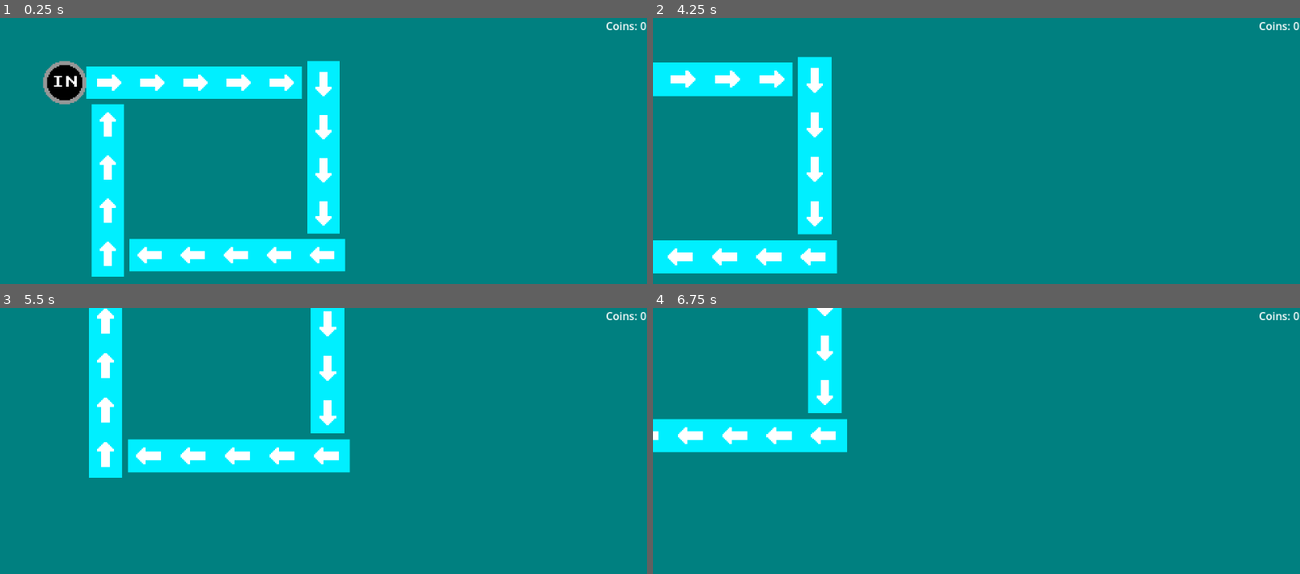
Above: before the commit, frames 1-4 (two rows, left to right).
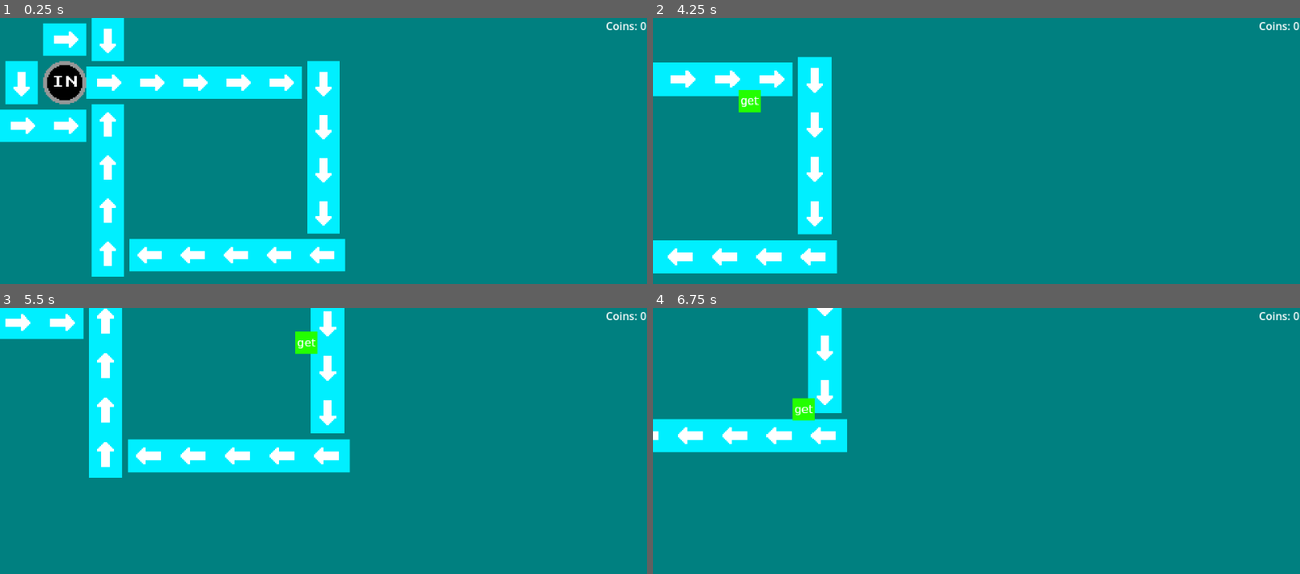
Above: after the commit, the same moments.

Repository: Birb-Games/gmtk-game-jam-2024
Game: Godot game, scene res://scenes/Root.tscn
The game is run twice, just before and just after one commit, with the same random seed, the same clock (stepped at 60 frames per second) and the same inputs.
Inputs (mouse positions are in pixels of both pictures, inside the frame that each line leads up to):
- Up to frame 1 (0.25 s): no input
- Up to frame 2 (4.25 s): tap Enter at 0.5 s; move the mouse to (1118, 182) at 0.52 s; hold D (right) 0.53-1.28 s; hold Mouse wheel up (zoom_in) 0.53-1.28 s; move the mouse to (847, 217) at 1.27 s; hold S (down) 1.28-2.03 s; tap Mouse wheel down (zoom_out) at 1.35, 2.85 s; move the mouse to (1041, 119) at 2.02 s; hold D (right) 2.03-2.78 s; hold Mouse wheel up (zoom_in) 2.03-2.78 s; move the mouse to (944, 273) at 2.77 s; hold W (up) 2.78-3.53 s; move the mouse to (1170, 254) at 3.52 s; hold A (left) from 3.53 s (still down); hold Mouse wheel up (zoom_in) from 3.53 s (still down)
- Up to frame 3 (5.5 s): move the mouse to (129, 435) at 4.27 s; release Mouse wheel up (zoom_in) at 4.28 s; tap Mouse wheel down (zoom_out) at 4.35 s; move the mouse to (355, 488) at 5.02 s; release A (left) at 5.03 s; hold S (down) from 5.03 s (still down); hold Mouse wheel up (zoom_in) from 5.03 s (still down)
- Up to frame 4 (6.75 s): move the mouse to (879, 398) at 5.77 s; release S (down) at 5.78 s; release Mouse wheel up (zoom_in) at 5.78 s; hold D (right) 5.78-6.53 s; tap Mouse wheel down (zoom_out) at 5.85 s; move the mouse to (1118, 472) at 6.52 s; hold W (up) from 6.53 s (still down); hold Mouse wheel up (zoom_in) from 6.53 s (still down)

The runs differ from the first frame. In frame 1, 4.2% of the frame differs, in the area x 0-20%, y 0-47%; in frame 2, 0.3%; in frame 3, 1.8%; in frame 4, 0.3%.

Commit message:
Made the input pass movable items on to conveyor belts

Diff:
--- a/assets/tiles/tiles.tres
+++ b/assets/tiles/tiles.tres
@@ -22,8 +22,35 @@
 2:0/3/flip_v = true
 2:0/3/transpose = true
 2:0/3/custom_data_0 = "conveyor"
+3:0/next_alternative_id = 9
 3:0/0 = 0
-3:0/0/custom_data_0 = "curved_conveyor"
+3:0/0/custom_data_0 = "conveyor"
+3:0/1 = 1
+3:0/1/flip_h = true
+3:0/1/custom_data_0 = "conveyor"
+3:0/2 = 2
+3:0/2/transpose = true
+3:0/2/custom_data_0 = "conveyor"
+3:0/3 = 3
+3:0/3/flip_v = true
+3:0/3/transpose = true
+3:0/3/custom_data_0 = "conveyor"
+3:0/4 = 4
+3:0/4/flip_v = true
+3:0/4/custom_data_0 = "conveyor"
+3:0/6 = 6
+3:0/6/flip_h = true
+3:0/6/flip_v = true
+3:0/6/custom_data_0 = "conveyor"
+3:0/7 = 7
+3:0/7/flip_h = true
+3:0/7/transpose = true
+3:0/7/custom_data_0 = "conveyor"
+3:0/8 = 8
+3:0/8/flip_h = true
+3:0/8/flip_v = true
+3:0/8/transpose = true
+3:0/8/custom_data_0 = "conveyor"
 0:1/0 = 0
 0:1/0/custom_data_0 = "splitter"
 1:1/0 = 0
--- a/scenes/Root.tscn
+++ b/scenes/Root.tscn
@@ -11,7 +11,7 @@
 get_request = ExtResource("2_gmtlf")
 
 [node name="TileMapLayer" type="TileMapLayer" parent="."]
-tile_map_data = PackedByteArray("AAABAAEAAAAAAAAAAAACAAEAAAA …(240 unchanged characters)… CAAAAAwACAAMAAAACAAAAAwACAAIAAAACAAAAAwA=")
+tile_map_data = PackedByteArray("AAABAAEAAAAAAAAAAAACAAEAAAA …(240 unchanged characters)… CAAAAAwACAAMAAAACAAAAAwACAAIAAAACAAAAAwABAAAAAAACAAAAAAABAAIAAAACAAAAAAACAAAAAAACAAAAAgAAAAEAAAACAAAAAgAAAAIAAAACAAAAAAA=")
 tile_set = ExtResource("1_nki4d")
 
 [node name="Camera2D" type="Camera2D" parent="."]
--- a/scripts/moveable_item.gd
+++ b/scripts/moveable_item.gd
@@ -2,25 +2,68 @@
 
 @onready var tile_map: TileMapLayer = $/root/Root/TileMapLayer
 var current_tile_data: TileData
+var current_tile: Vector2i
 @onready var item = get_parent()
+var new_tile: bool = true
 
-const speed = 1;
+const speed = 50
+var direction: Vector2i
 
 func _ready():
 	pass
 
 func _process(delta: float) -> void:
-	current_tile_data = tile_map.get_cell_tile_data(tile_map.local_to_map(tile_map.to_local(item.global_position)))
-	if current_tile_data:
-		match current_tile_data.get_custom_data("Type"):
-			"conveyor":
-				if !current_tile_data.flip_h and !current_tile_data.transpose:
-					item.position.x += speed
-				elif current_tile_data.flip_h and !current_tile_data.transpose:
-					item.position.x -= speed
-				elif !current_tile_data.flip_v and current_tile_data.transpose:
-					item.position.y += speed
-				elif current_tile_data.flip_v and current_tile_data.transpose:
-					item.position.y -= speed
-			_:
-				pass
+	new_tile = current_tile != tile_map.local_to_map(tile_map.to_local(item.global_position))
+	current_tile = tile_map.local_to_map(tile_map.to_local(item.global_position))
+
+	if (new_tile):
+		current_tile_data = tile_map.get_cell_tile_data(current_tile)
+		if current_tile_data:
+			match current_tile_data.get_custom_data("Type"):
+				"conveyor":
+					if !current_tile_data.flip_h and !current_tile_data.transpose:
+						direction = Vector2i.RIGHT
+					elif current_tile_data.flip_h and !current_tile_data.transpose:
+						direction = Vector2i.LEFT
+					elif !current_tile_data.flip_v and current_tile_data.transpose:
+						direction = Vector2i.DOWN
+					elif current_tile_data.flip_v and current_tile_data.transpose:
+						direction = Vector2i.UP
+				"input":
+					var possible_directions = [false, false, false, false] #up down left right
+					if tile_map.get_cell_tile_data(tile_map.get_neighbor_cell(current_tile, TileSet.CELL_NEIGHBOR_TOP_SIDE)) and tile_map.get_cell_tile_data(tile_map.get_neighbor_cell(current_tile, TileSet.CELL_NEIGHBOR_TOP_SIDE)).get_custom_data("Type") == "conveyor":
+						possible_directions[0] = true
+					if tile_map.get_cell_tile_data(tile_map.get_neighbor_cell(current_tile, TileSet.CELL_NEIGHBOR_BOTTOM_SIDE)) and tile_map.get_cell_tile_data(tile_map.get_neighbor_cell(current_tile, TileSet.CELL_NEIGHBOR_BOTTOM_SIDE)).get_custom_data("Type") == "conveyor":
+						possible_directions[1] = true
+					if tile_map.get_cell_tile_data(tile_map.get_neighbor_cell(current_tile, TileSet.CELL_NEIGHBOR_LEFT_SIDE)) and tile_map.get_cell_tile_data(tile_map.get_neighbor_cell(current_tile, TileSet.CELL_NEIGHBOR_LEFT_SIDE)).get_custom_data("Type") == "conveyor":
+						possible_directions[2] = true
+					if tile_map.get_cell_tile_data(tile_map.get_neighbor_cell(current_tile, TileSet.CELL_NEIGHBOR_RIGHT_SIDE)) and tile_map.get_cell_tile_data(tile_map.get_neighbor_cell(current_tile, TileSet.CELL_NEIGHBOR_RIGHT_SIDE)).get_custom_data("Type") == "conveyor":
+						possible_directions[3] = true
+					direction = get_random_direction(possible_directions)
+				_:
+					pass
+
+	item.position += direction * speed * delta
+	if (new_tile):
+		new_tile = false
+
+#return a direction based on an array containing which directions are valid
+func get_random_direction(options: Array) -> Vector2i:
+	var true_indices = []
+
+	# Collect indices where the value is true
+	for i in range(options.size()):
+		if options[i]:
+			true_indices.append(i)
+
+	# Check if there are any true values
+	if true_indices.size() == 0:
+		return Vector2i.ZERO
+
+	# Select a random direction from the true indices
+	match true_indices[randi() % true_indices.size()]:
+		0: return Vector2i.UP
+		1: return Vector2i.DOWN
+		2: return Vector2i.LEFT
+		3: return Vector2i.RIGHT
+		_: return Vector2i.ZERO
